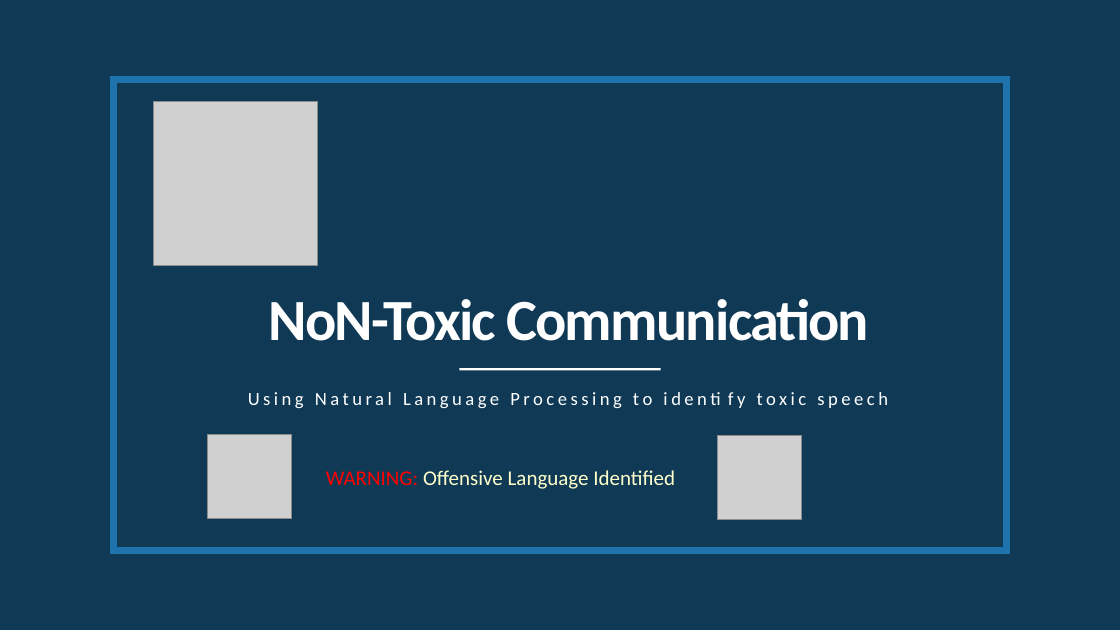
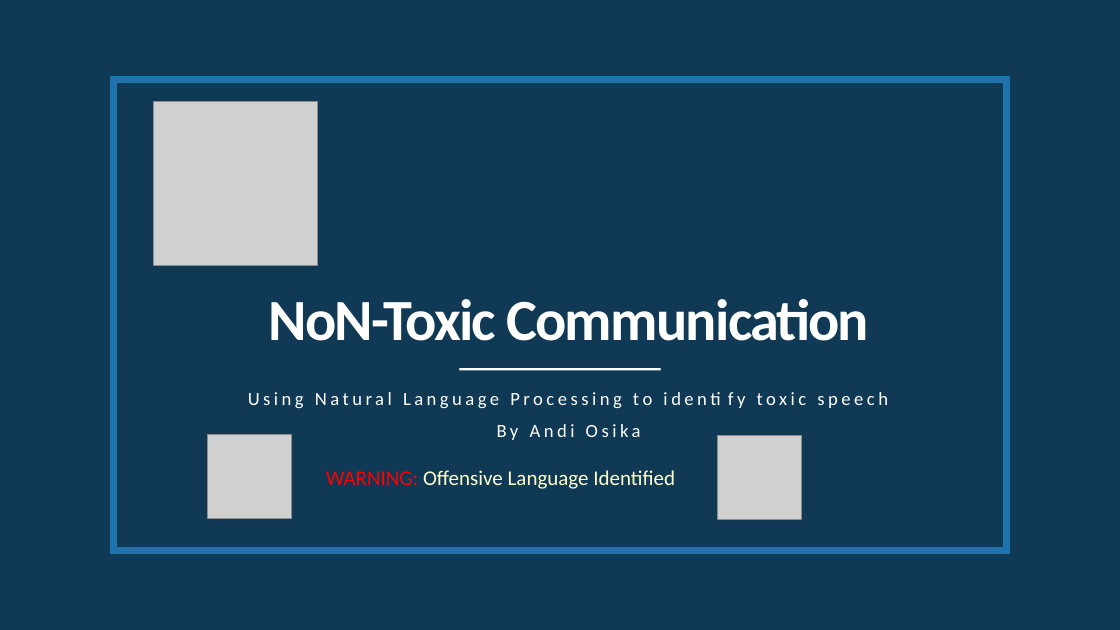
Before and after one commit to andiosika/NLP-to-identify-toxic-or-abusive-language-for-online-conversation-using-Keras-Deep-Learning-Models, a slide deck: slide 1 of NonToxic_Communication.pptx. Drawn at 1120x630 pixels with LibreOffice and Linux fonts; fonts in the diff are those of the drawing; grey boxes stand for pictures. Boxes give left, top, right and bottom in pixels: in the first picture for what was removed or moved away, otherwise in the second. Text is boxed around its words. In the diff, an @@ line names an element or a change of style, - is before the commit and + after.

```diff
--- a/NonToxic_Communication.pptx
+++ b/NonToxic_Communication.pptx
@@ text at [497,424,641,440]: paragraph added @@
+By Andi Osika
```
Also in this commit, not shown: 8 other slides changed, 8 other files.
